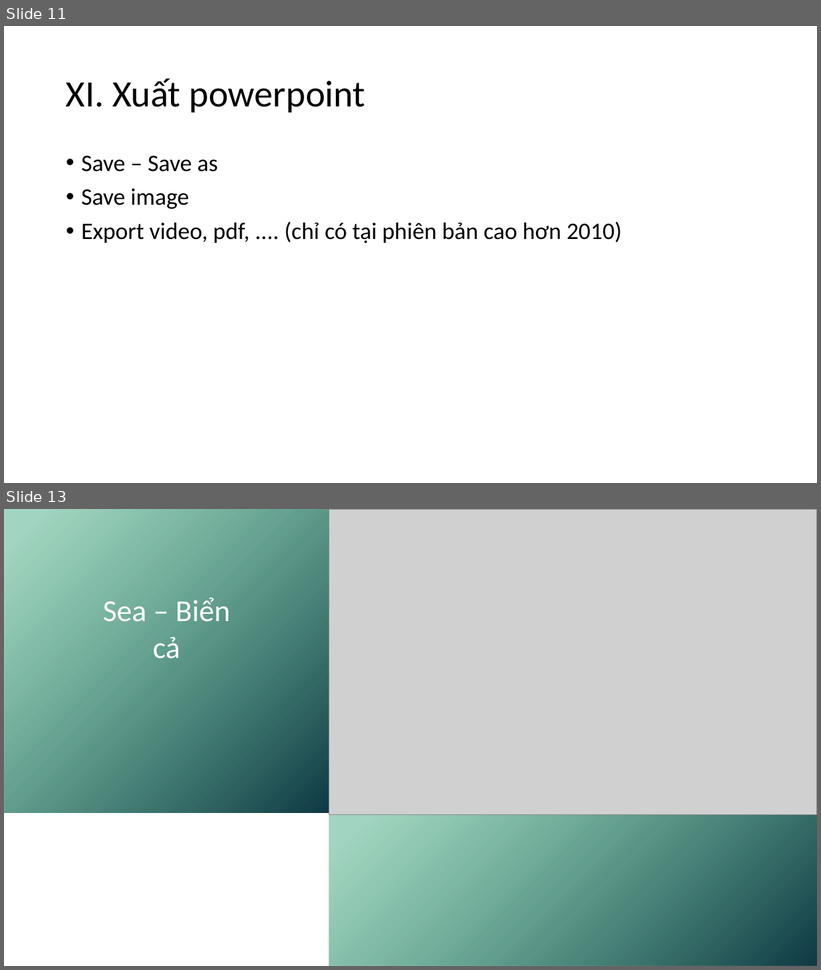
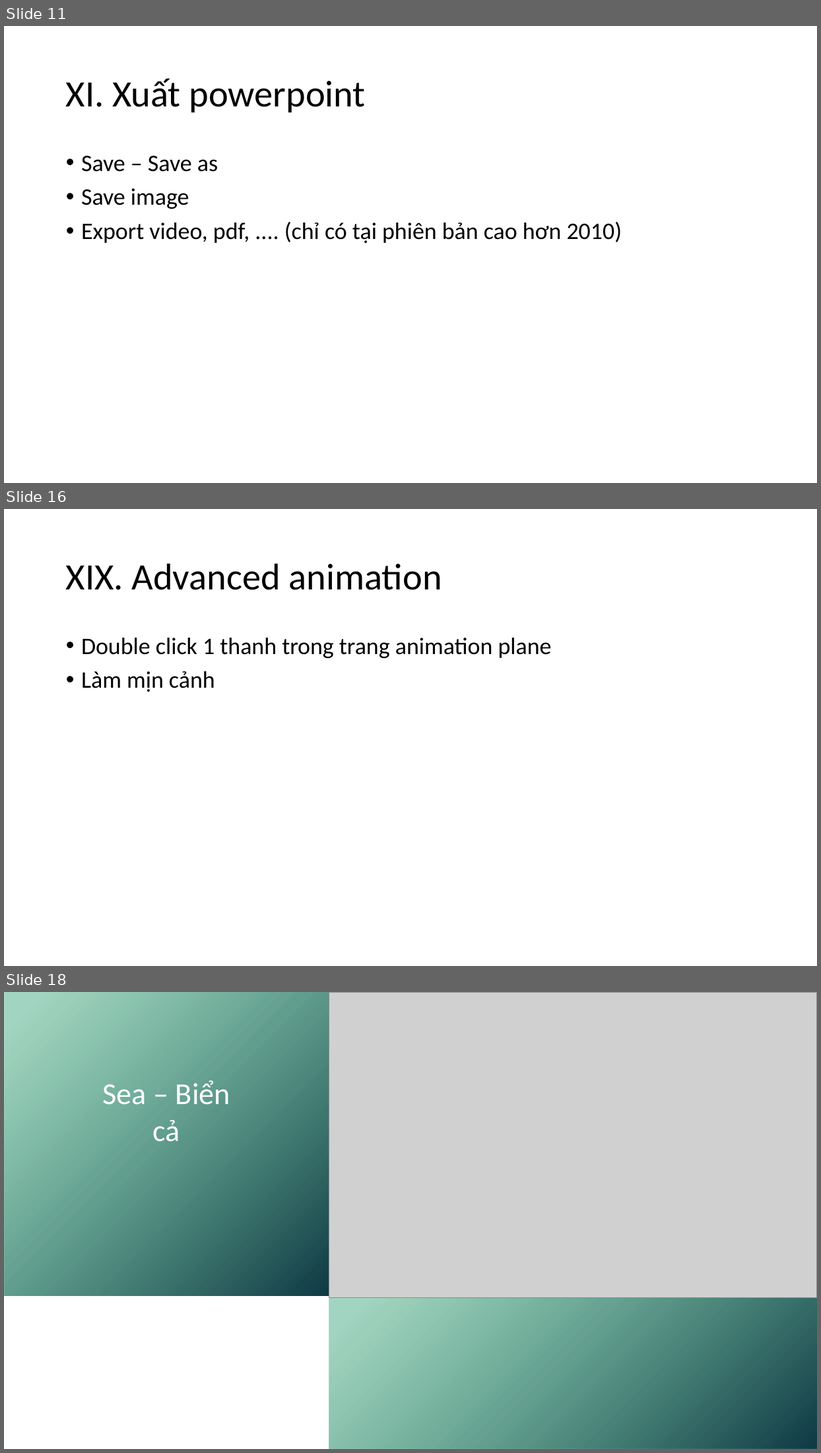
Before and after one commit to tranthanhbinh2603/PPTmasterclassV6_Powerpoint_from_A_to_Z, a slide deck: Powerpoint cơ bản.pptx. Shown one above the other, each under a label of ours: slides 11 and 13 before the commit, slides 11, 16 and 18 after it; the slides between them are not shown. The pictures are 821x970 and 821x1453 pixels, drawn with LibreOffice and Linux fonts; fonts in the diff are those of the drawing; grey boxes stand for pictures. Boxes give left, top, right and bottom in pixels: in the first picture for what was removed or moved away, otherwise in the second. Text is boxed around its words. In the diff, an @@ line names an element or a change of style, - is before the commit and + after.

```diff
--- a/Powerpoint cơ bản.pptx
+++ b/Powerpoint cơ bản.pptx
@@ slide 16 added at [4, 509, 817, 966], background #FFFFFF @@
@@ title added at [66, 563, 442, 590], 44 pt, text #000000 @@
+XIX. Advanced animation
@@ text added at [81, 638, 552, 692], 28 pt, text #000000 @@
+• Double click 1 thanh trong trang animation plane
+• Làm mịn cảnh
@@ what was slide 13 is now slide 18 @@
```
Also in this commit, not shown: 1 slide changed, 4 other slides added, 1 slide removed, 1 other file.
